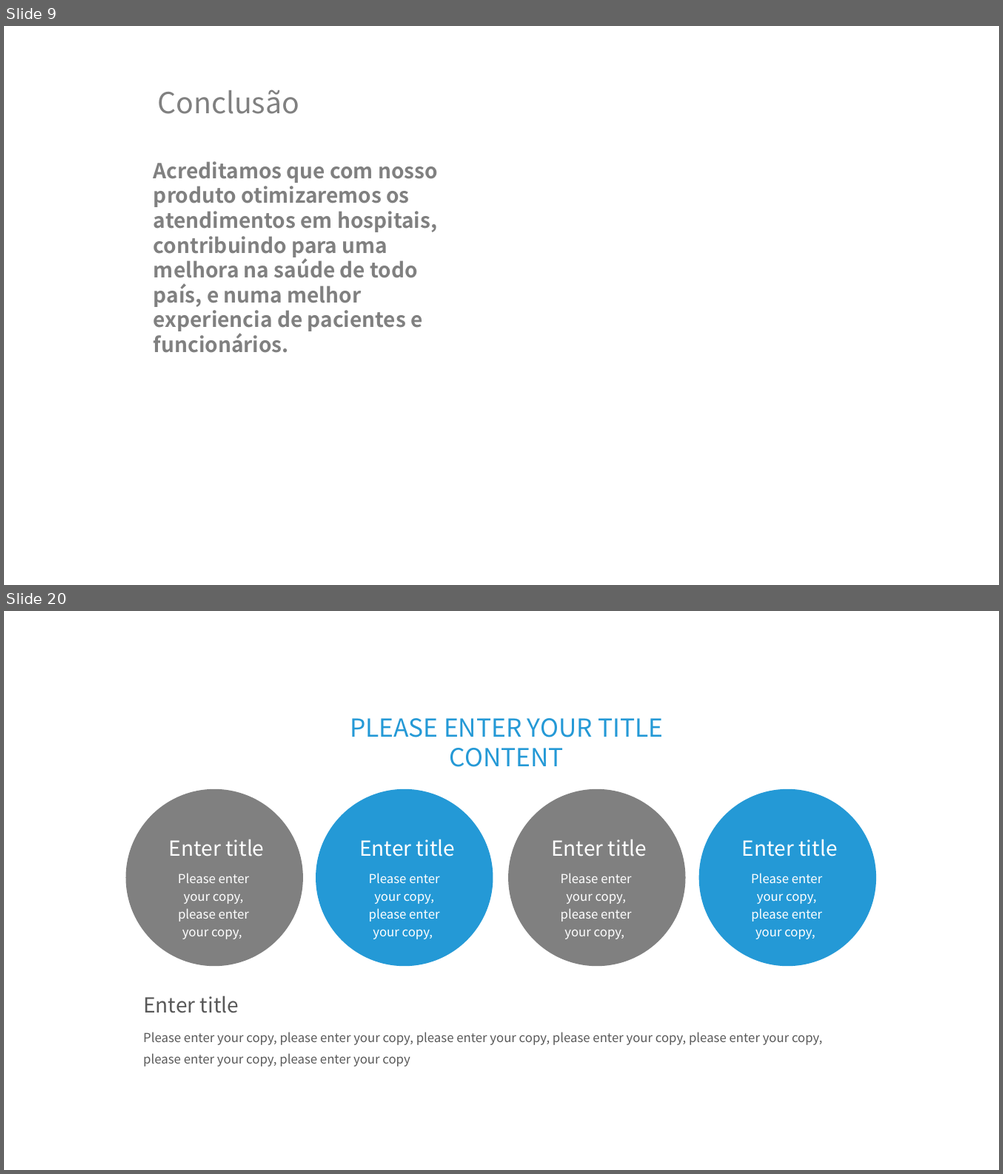
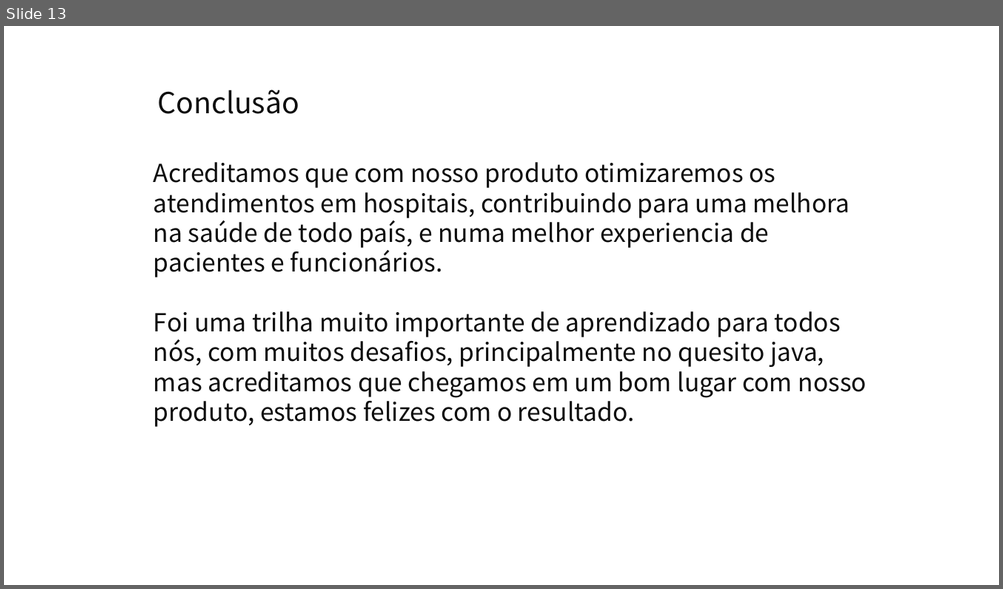
Before and after one commit to 2ADSC-Grupo9-HSO/Documentacao, a slide deck: Apresentações PPT/HSO-Sprint3.pptx. Shown one above the other, each under a label of ours: slides 9 and 20 before the commit, slide 13 after it; the slides between them are not shown. The pictures are 1003x1174 and 1003x589 pixels, drawn with LibreOffice and Linux fonts; fonts in the diff are those of the drawing; background and template pictures are left out. Boxes give left, top, right and bottom in pixels: in the first picture for what was removed or moved away, otherwise in the second. Text is boxed around its words. In the diff, an @@ line names an element or a change of style, - is before the commit and + after.

```diff
--- a/Apresentações PPT/HSO-Sprint3.pptx
+++ b/Apresentações PPT/HSO-Sprint3.pptx
@@ slide 20 removed at (4, 611, 999, 1170), background #FFFFFF @@
@@ text removed at (350, 718, 663, 767) @@
-PLEASE ENTER YOUR TITLE CONTENT
@@ ellipse removed at (125, 789, 303, 967) @@
@@ ellipse removed at (316, 789, 493, 967) @@
@@ ellipse removed at (509, 789, 686, 967) @@
@@ ellipse removed at (699, 789, 876, 967) @@
@@ text removed at (169, 840, 264, 857) @@
-Enter title
@@ text removed at (359, 839, 455, 857) @@
-Enter title
@@ text removed at (551, 840, 646, 857) @@
-Enter title
@@ text removed at (742, 839, 836, 857) @@
-Enter title
@@ text removed at (178, 873, 249, 940) @@
-Please enter your copy, please enter your copy,
@@ text removed at (369, 873, 439, 940) @@
-Please enter your copy, please enter your copy,
@@ text removed at (560, 873, 631, 940) @@
-Please enter your copy, please enter your copy,
@@ text removed at (751, 873, 822, 940) @@
-Please enter your copy, please enter your copy,
@@ text removed at (143, 996, 239, 1014) @@
-Enter title
@@ text removed at (143, 1032, 822, 1067) @@
-Please enter your copy, please enter your copy, please enter your copy, please enter your copy, please enter your copy, please enter your copy, please enter your copy
@@ what was slide 9 is now slide 13 @@
@@ slide 13 changed as well @@
@@ text "Conclusão" at (158, 90, 299, 114): text colour #808080 to #0D0D0D @@
@@ text at (153, 162, 850, 278): size 20 to 24 pt, text colour #808080 to #0D0D0D, bold off in "Acreditamos que com nosso produto otimizaremos os ..." @@
@@ text at (153, 312, 867, 427): paragraph added @@
+Foi uma trilha muito importante de aprendizado para todos nós, com muitos desafios, principalmente no quesito java, mas acreditamos que chegamos em um bom lugar com nosso produto, estamos felizes com o resultado.
```
Also in this commit, not shown: 7 other slides changed, 7 slides added, 16 other slides removed.
